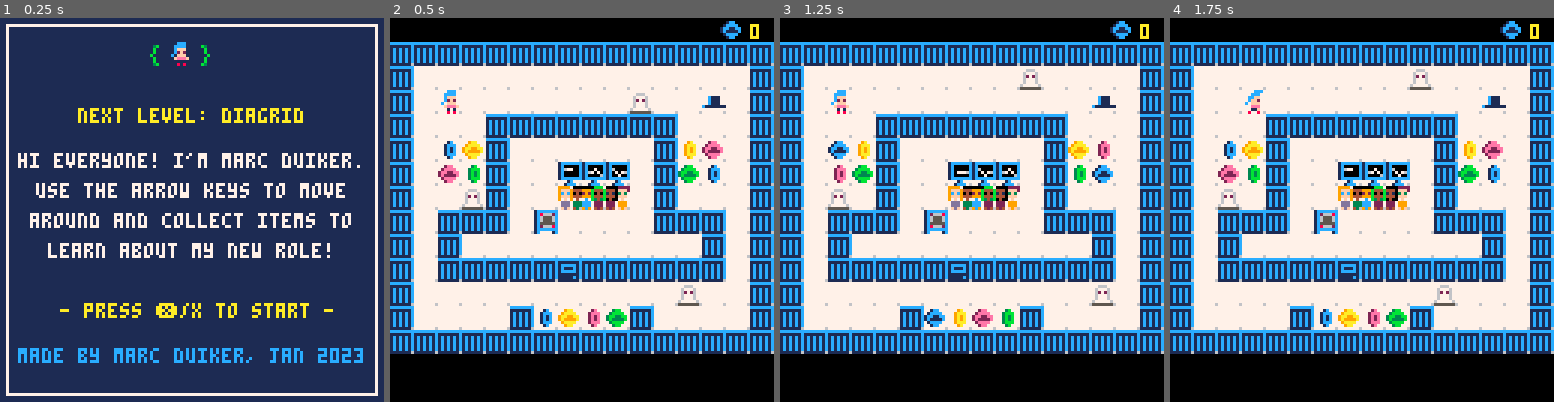
Above: before the commit, frames 1-4 (left to right).
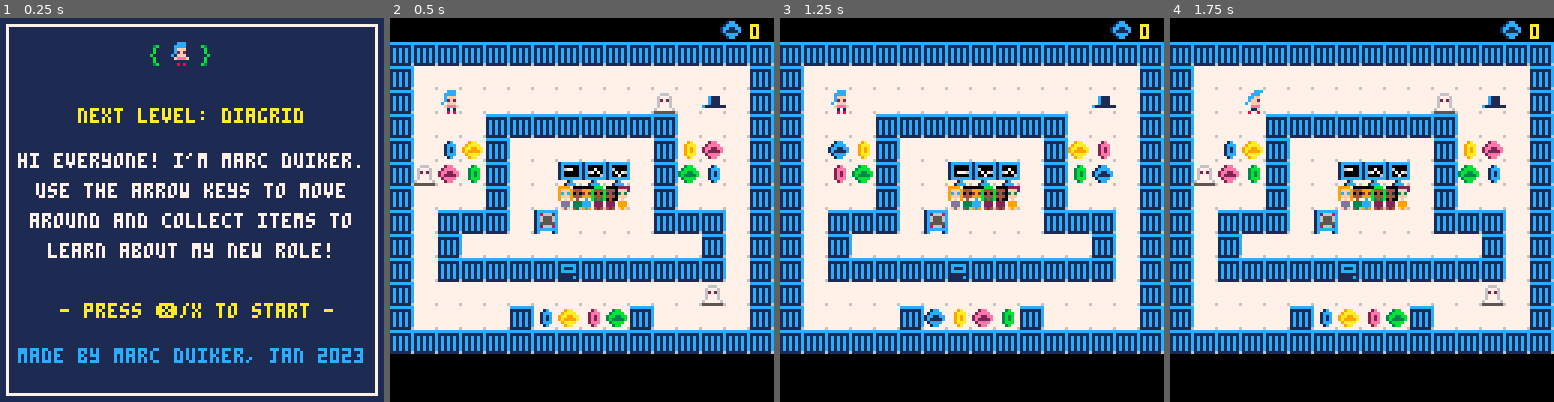
Above: after the commit, the same moments.

Repository: marcduiker/pico-8-games
Game: PICO-8 cartridge carts/dapr/dapr.p8
The game is run twice, just before and just after one commit, with the same random seed, the same clock (stepped at 60 frames per second) and the same inputs.
Inputs:
- Up to frame 1 (0.25 s): no input
- Up to frame 2 (0.5 s): tap X (X key) at 0.33 s
- Up to frame 3 (1.25 s): tap O (Z key) at 0.7 s; tap X (X key) at 1.07 s
- Up to frame 4 (1.75 s): hold Right from 1.6 s (still down); tap O (Z key) at 1.7 s

Frame 1 is identical in both runs. In frame 2, 0.8% of the frame differs, in the area x 6-87%, y 19-75%; in frame 3, 0.4%; in frame 4, 0.8%.

Commit message:
Running bugs
Signed-off-by: Marc Duiker <marcduiker@users.noreply.github.com>

Diff:
--- a/carts/dapr/dapr.p8
+++ b/carts/dapr/dapr.p8
@@ -462,12 +462,13 @@
 		score=0,
 		scorespr=56,
 		maxscore=12,
+		bugspeed=speed.medium,
 		bug1x=1,
 		bug1y=7,
-		bug1dir=1,
+		bug1dir=2,
 		bug2x=10,
 		bug2y=3,
-		bug2dir=3,
+		bug2dir=1,
 		bug3x=14,
 		bug3y=11,
 		bug3dir=1}
@@ -567,7 +568,7 @@
  if t%speed.medium==0 then
  	animate_tiles()
  end
- if t%speed.fast==0 then
+ if t%speed.medium==0 then
  	move_bugs()
  end
 end
@@ -660,9 +661,9 @@
 local y_movements={0,0,-1,1}
 local reverse_directions={1,0,3,2}
 
-local bug1={x=nil,y=nil,dir=nil,tile=nill}
-local bug2={x=nil,y=nil,dir=nil,tile=nill}
-local bug3={x=nil,y=nil,dir=nil,tile=nill}
+local bug1={x=nil,y=nil,dir=nil,tile=nill,speed=nil}
+local bug2={x=nil,y=nil,dir=nil,tile=nill,speed=nil}
+local bug3={x=nil,y=nil,dir=nil,tile=nill,speed=nil}
 
 local bugs={bug1,bug2,bug3}
 local bugs_anim={128,129}
@@ -672,14 +673,17 @@
 	bug1.y=level.bug1y
 	bug1.dir=level.bug1dir
 	bug1.tile=tiles.floor
+	bug1.speed=level.bugspeed
 	bug2.x=level.bug2x
 	bug2.y=level.bug2y
 	bug2.dir=level.bug2dir
 	bug2.tile=tiles.floor
+	bug2.speed=level.bugspeed
 	bug3.x=level.bug3x
 	bug3.y=level.bug3y
 	bug3.dir=level.bug3dir
 	bug3.tile=tiles.floor
+	bug3.speed=level.bugspeed
 end
 
 function move_bugs()
@@ -711,7 +715,7 @@
 	local tile=mget(bug.x,bug.y)
 	mset(bug.x,bug.y,bug.tile)
 	bug.tile=mget(x2,y2)
-	mset(x2,y2,get_frame(bugs_anim,speed.fast))
+	mset(x2,y2,get_frame(bugs_anim,bug.speed))
 end
 __gfx__
 00000000000ccc000000ccc00000ccc0000ccc00000ccc00000ccc00000000007777777777777777777777777777777777777777777777777777777777777777
@@ -927,7 +931,7 @@
 303f3f3f30303030303030303f3f3f3000000000000000000000000000000000000000000000000000000000000000000000000000000000000000000000000000000000000000000000000000000000000000000000000000000000000000000000000000000000000000000000000000000000000000000000000000000000
 303f4b6c303f3f3f3f3f3f306b7c3f3000000000000000000000000000000000000000000000000000000000000000000000000000000000000000000000000000000000000000000000000000000000000000000000000000000000000000000000000000000000000000000000000000000000000000000000000000000000
 303f7c5b303f3f4445463f305c4b3f3000000000000000000000000000000000000000000000000000000000000000000000000000000000000000000000000000000000000000000000000000000000000000000000000000000000000000000000000000000000000000000000000000000000000000000000000000000000
-30803f3f303f3f2c2d2e3f303f3f3f3000000000000000000000000000000000000000000000000000000000000000000000000000000000000000000000000000000000000000000000000000000000000000000000000000000000000000000000000000000000000000000000000000000000000000000000000000000000
+303f3f3f303f3f2c2d2e3f303f3f3f3000000000000000000000000000000000000000000000000000000000000000000000000000000000000000000000000000000000000000000000000000000000000000000000000000000000000000000000000000000000000000000000000000000000000000000000000000000000
 303f3030303f473f3f3f3f3030303f3000000000000000000000000000000000000000000000000000000000000000000000000000000000000000000000000000000000000000000000000000000000000000000000000000000000000000000000000000000000000000000000000000000000000000000000000000000000
 303f303f3f3f3f3f3f3f3f3f3f303f3000000000000000000000000000000000000000000000000000000000000000000000000000000000000000000000000000000000000000000000000000000000000000000000000000000000000000000000000000000000000000000000000000000000000000000000000000000000
 303f3030303030103030303030303f3000000000000000000000000000000000000000000000000000000000000000000000000000000000000000000000000000000000000000000000000000000000000000000000000000000000000000000000000000000000000000000000000000000000000000000000000000000000
